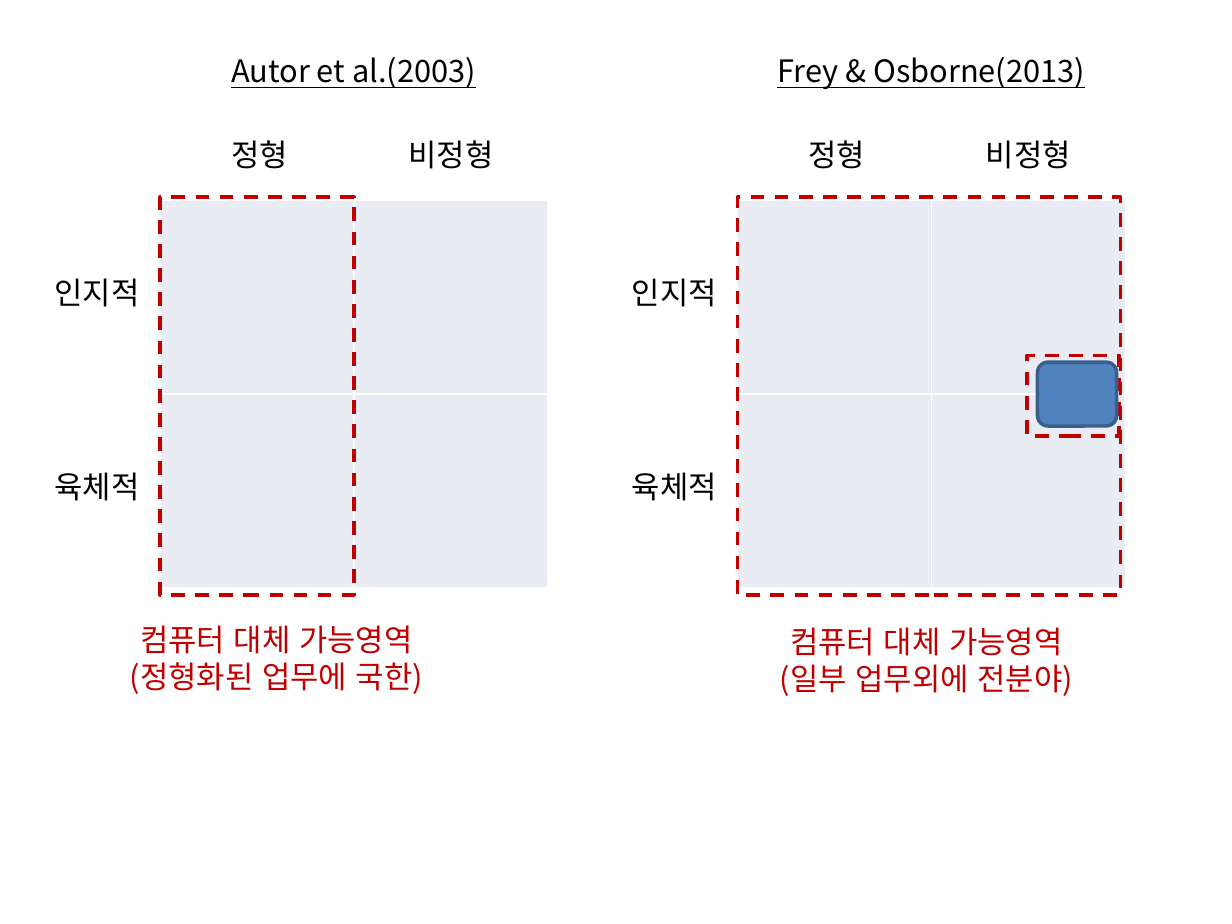
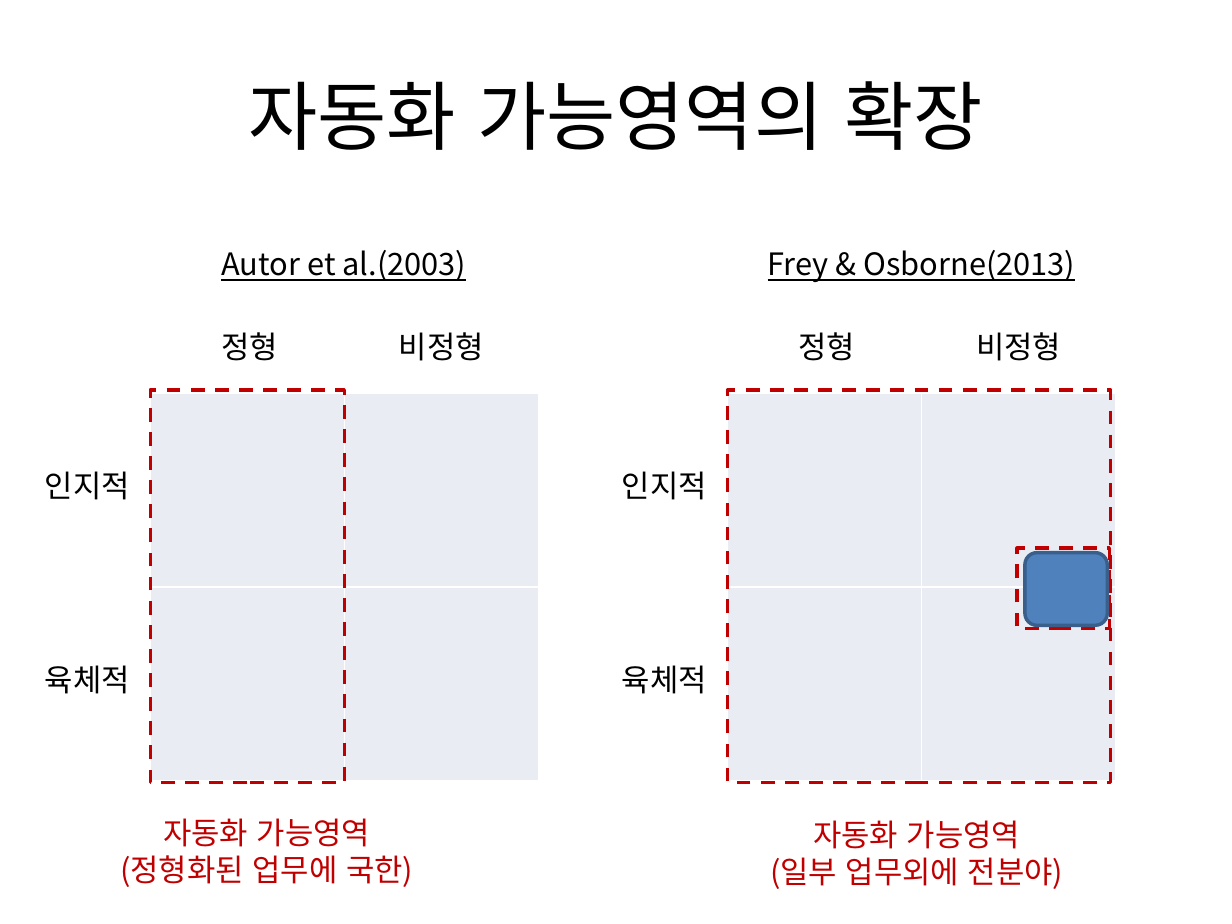
Before and after one commit to externalbrainlab/externalbrainlab.github.io, a slide deck: slide 2 of ppt/차트.pptx. Drawn at 1232x924 pixels with LibreOffice and Linux fonts; fonts in the diff are those of the drawing. Boxes give left, top, right and bottom in pixels: in the first picture for what was removed or moved away, otherwise in the second. Text is boxed around its words. In the diff, an @@ line names an element or a change of style, - is before the commit and + after.

```diff
--- a/ppt/차트.pptx
+++ b/ppt/차트.pptx
@@ text added at [248, 81, 983, 150], 44 pt, text #000000 @@
+자동화 가능영역의 확장
@@ rectangle: place and size @@
-rectangle at [160, 197, 354, 595]
+rectangle at [150, 389, 344, 782]
@@ rectangle: place and size @@
-rectangle at [737, 197, 1120, 595]
+rectangle at [728, 389, 1111, 782]
@@ 6 texts, 2 tables, 1 rectangle: place and size @@
-6 texts, 2 tables, 1 rectangle at [160, 57, 1124, 588]
+6 texts, 2 tables, 1 rectangle at [150, 250, 1115, 781]
@@ rounded rectangle: place and size @@
-rounded rectangle at [1037, 362, 1116, 426]
+rounded rectangle at [1025, 553, 1108, 626]
@@ 5 texts: place and size @@
-5 texts at [54, 278, 1073, 696]
+5 texts at [45, 471, 1063, 889]
@@ text at [120, 818, 413, 887]: text changed @@
-컴퓨터 대체 가능영역
-(정형화된 업무에 국한)
+자동화 가능영역
+(정형화된 업무에 국한)
@@ text at [813, 820, 1020, 849]: text changed @@
-컴퓨터 대체 가능영역
+자동화 가능영역
```
Also in this commit, not shown: 9 slides added, 2 slides removed, 6 other files.
